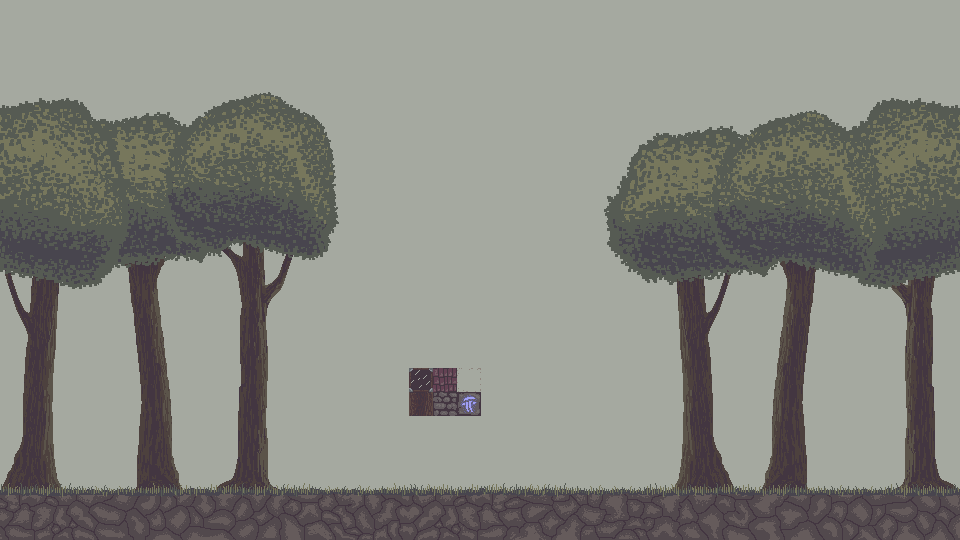
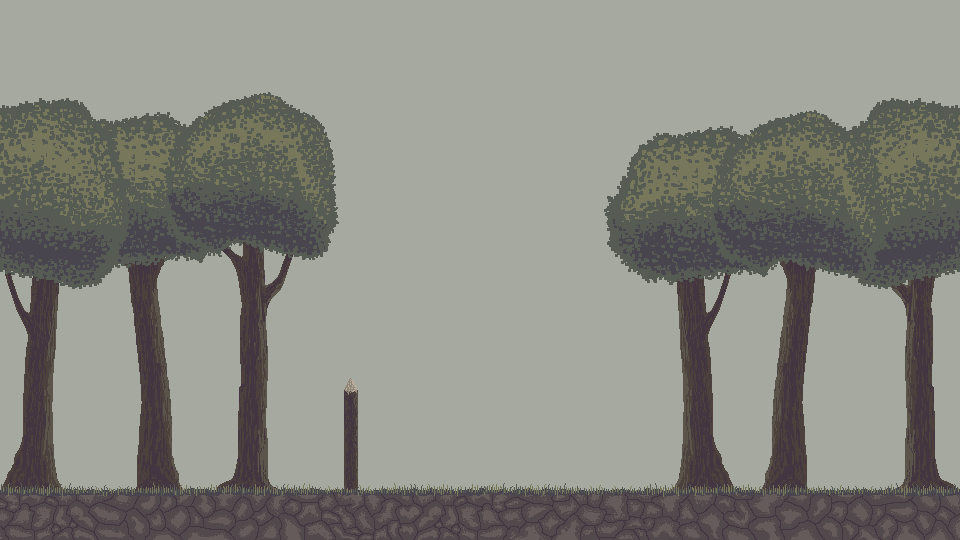
Two versions of the same layered image (960 × 540). Layer-by-layer changes:
moved "Window" into group "Blocks" over <box>409,368,433,392</box>
moved "Empty" into group "Blocks" over <box>457,368,481,392</box>
moved "Roof" into group "Blocks" over <box>433,368,457,392</box>
moved "Rune" into group "Blocks" over <box>457,392,481,416</box>
moved "Brick" into group "Blocks" over <box>433,392,457,416</box>
moved "Log" into group "Blocks" over <box>409,392,433,416</box>
added group "Foreground" with 21 layers above "Background" over <box>344,368,481,490</box>
moved "Grass" into group "Foreground" over <box>344,483,358,490</box>
added layer "Layer 2" in group "Foreground" over <box>344,378,358,490</box>
